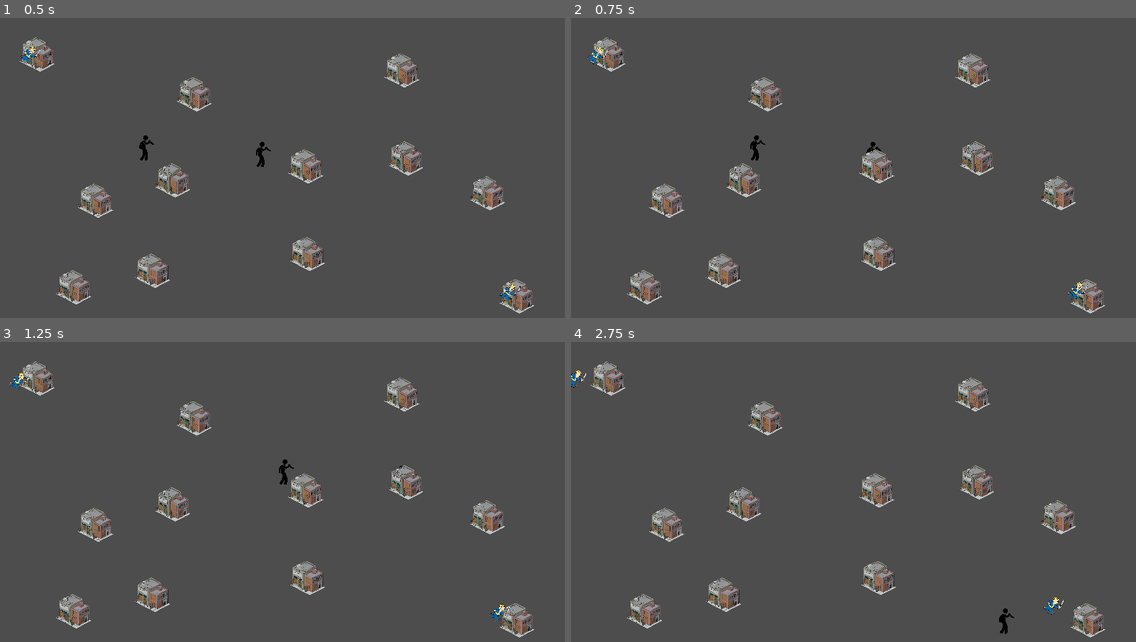
Above: before the commit, frames 1-4 (two rows, left to right).
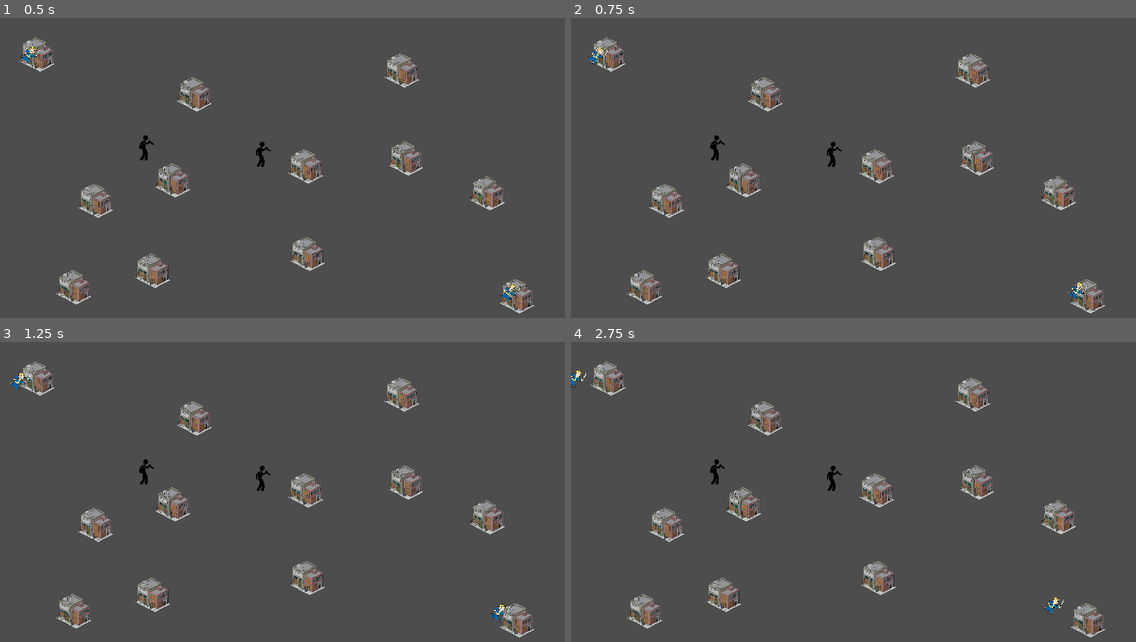
Above: after the commit, the same moments.

Repository: Alfenstein8/createjam
Game: Godot game, scene res://scenes/level.tscn
Two runs of this game, one before a commit and one after it. Both use one fixed random seed, a clock stepped at 60 frames per second and the inputs below.
Inputs:
- Up to frame 1 (0.5 s): no input
- Up to frame 2 (0.75 s): hold D (p1_right) from 0.53 s (still down); hold T (p1_buy, bound only after the commit) from 0.53 s (still down)
- Up to frame 3 (1.25 s): keep holding D (p1_right); keep holding T (p1_buy, bound only after the commit)
- Up to frame 4 (2.75 s): release D (p1_right) at 1.28 s; release T (p1_buy, bound only after the commit) at 1.28 s; hold S (p1_down) 1.28-2.03 s; tap T (p1_buy, bound only after the commit) at 1.35 s; hold D (p1_right) from 2.03 s (still down); hold T (p1_buy, bound only after the commit) from 2.03 s (still down)

Frame 1 is identical in both runs. In frame 2, 0.3% of the frame differs, in the area x 24-55%, y 39-50%; in frame 3, 0.2%; in frame 4, 0.3%.
Error after the commit: Parse Error: Unexpected "if" in class body. (res://Scripts/player.gd:39)

Commit message:
Added interact circle to player and reduced player hitbox size

Diff:
--- a/Scripts/player.gd
+++ b/Scripts/player.gd
@@ -6,6 +6,7 @@
 var screen_size
 signal hit
 var gangmembers = []
+var buildings_in_range = []
 
 # Called when the node enters the scene tree for the first time.
 func _ready():
@@ -35,6 +36,12 @@
 	# Must be deferred as we can't change physics properties on a physics callback.
 	#$CollisionShape2D.set_deferred("disabled", true)
 
+if (Input.is_action_pressed("p1_buy" && !body.is_in_group("building")):
+		return
+	buildings_in_range.append()
+	buildings_in_range.is_empty()
+
+
 
 	#Function to reset the players position after the game ends. Not sure if good for p2 as well?
 func start(pos):
--- a/project.godot
+++ b/project.godot
@@ -64,11 +64,21 @@
 }
 p1_shoot={
 "deadzone": 0.5,
-"events": [Object(InputEventKey,"resource_local_to_scene":false,"resource_name":"","device":0,"window_id":0,"alt_pressed":false,"shift_pressed":false,"ctrl_pressed":false,"meta_pressed":false,"pressed":false,"keycode":0,"physical_keycode":69,"key_label":0,"unicode":0,"echo":false,"script":null)
+"events": [Object(InputEventKey,"resource_local_to_scene":false,"resource_name":"","device":0,"window_id":0,"alt_pressed":false,"shift_pressed":false,"ctrl_pressed":false,"meta_pressed":false,"pressed":false,"keycode":0,"physical_keycode":82,"key_label":0,"unicode":0,"echo":false,"script":null)
 ]
 }
 p2_shoot={
 "deadzone": 0.5,
-"events": [Object(InputEventKey,"resource_local_to_scene":false,"resource_name":"","device":0,"window_id":0,"alt_pressed":false,"shift_pressed":false,"ctrl_pressed":false,"meta_pressed":false,"pressed":false,"keycode":0,"physical_keycode":76,"key_label":0,"unicode":0,"echo":false,"script":null)
+"events": [Object(InputEventKey,"resource_local_to_scene":false,"resource_name":"","device":0,"window_id":0,"alt_pressed":false,"shift_pressed":false,"ctrl_pressed":false,"meta_pressed":false,"pressed":false,"keycode":0,"physical_keycode":46,"key_label":0,"unicode":0,"echo":false,"script":null)
 ]
 }
+p1_buy={
+"deadzone": 0.5,
+"events": [Object(InputEventKey,"resource_local_to_scene":false,"resource_name":"","device":0,"window_id":0,"alt_pressed":false,"shift_pressed":false,"ctrl_pressed":false,"meta_pressed":false,"pressed":false,"keycode":0,"physical_keycode":84,"key_label":0,"unicode":0,"echo":false,"script":null)
+]
+}
+p2_buy={
+"deadzone": 0.5,
+"events": [Object(InputEventKey,"resource_local_to_scene":false,"resource_name":"","device":0,"window_id":0,"alt_pressed":false,"shift_pressed":false,"ctrl_pressed":false,"meta_pressed":false,"pressed":false,"keycode":0,"physical_keycode":44,"key_label":0,"unicode":0,"echo":false,"script":null)
+]
+}
--- a/scenes/player.tscn
+++ b/scenes/player.tscn
@@ -1,23 +1,33 @@
-[gd_scene load_steps=4 format=3 uid="uid://7otgramulw64"]
+[gd_scene load_steps=5 format=3 uid="uid://7otgramulw64"]
 
 [ext_resource type="Script" path="res://Scripts/player.gd" id="1_mrbx4"]
 [ext_resource type="Texture2D" uid="uid://bkri378hb036r" path="res://1864053.png" id="2_nmku4"]
 
 [sub_resource type="CircleShape2D" id="CircleShape2D_p2klo"]
+radius = 0.751665
+
+[sub_resource type="CircleShape2D" id="CircleShape2D_lmbda"]
+radius = 92.7793
 
 [node name="Player" type="Node2D" groups=["player"]]
 position = Vector2(518, 314)
 script = ExtResource("1_mrbx4")
+speed = null
 
 [node name="Sprite2D" type="Sprite2D" parent="."]
 position = Vector2(6, 3)
 scale = Vector2(0.100586, 0.100313)
 texture = ExtResource("2_nmku4")
 
-[node name="Area2D" type="Area2D" parent="."]
+[node name="Player_hitbox" type="Area2D" parent="."]
 
-[node name="CollisionShape2D" type="CollisionShape2D" parent="Area2D"]
+[node name="circle" type="CollisionShape2D" parent="Player_hitbox"]
 scale = Vector2(20, 20)
 shape = SubResource("CircleShape2D_p2klo")
 
-[connection signal="body_entered" from="Area2D" to="." method="_on_area_2d_body_entered"]
+[node name="Buy_range" type="Area2D" parent="."]
+
+[node name="CollisionShape2D" type="CollisionShape2D" parent="Buy_range"]
+shape = SubResource("CircleShape2D_lmbda")
+
+[connection signal="body_entered" from="Player_hitbox" to="." method="_on_area_2d_body_entered"]
